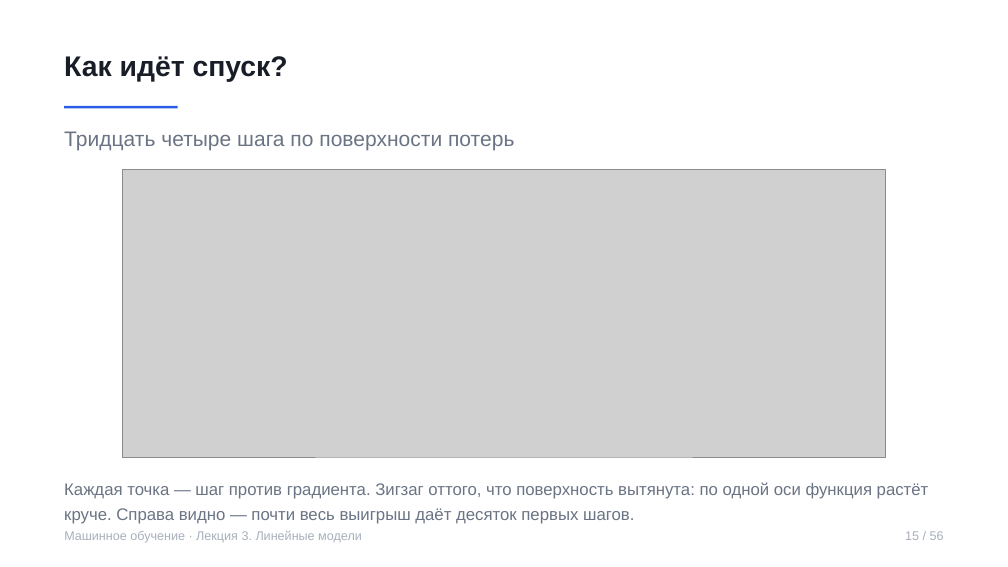
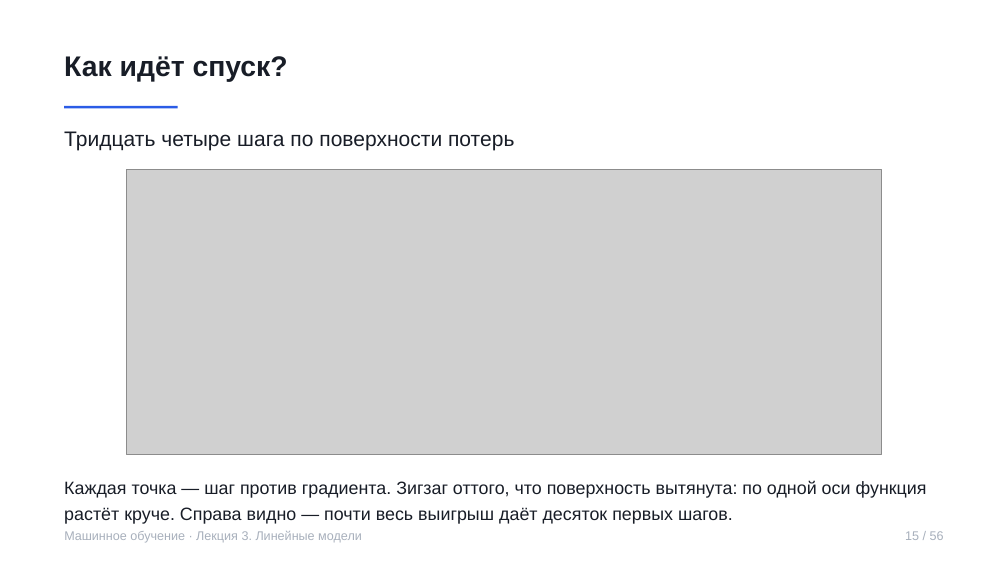
Before and after one commit to rustam-azimov/ml-course-hse, a slide deck: slide 15 of lectures/lecture03.pptx. Drawn at 1008x567 pixels with LibreOffice and Linux fonts; fonts in the diff are those of the drawing; grey boxes stand for pictures. Boxes give left, top, right and bottom in pixels: in the first picture for what was removed or moved away, otherwise in the second. Text is boxed around its words. In the diff, an @@ line names an element or a change of style, - is before the commit and + after.

```diff
--- a/lectures/lecture03.pptx
+++ b/lectures/lecture03.pptx
@@ text "Тридцать четыре шага по поверхности ..." at [64, 131, 514, 151]: text colour #6B7484 to #181D27 @@
@@ picture: place and size @@
-picture at [123, 169, 886, 457]
+picture at [126, 169, 882, 454]
@@ text "Каждая точка — шаг против ..." at [64, 480, 927, 524]: size 16 to 17 pt, text colour #6B7484 to #181D27 @@
```
Also in this commit, not shown: 49 other slides changed, 5 other files.
